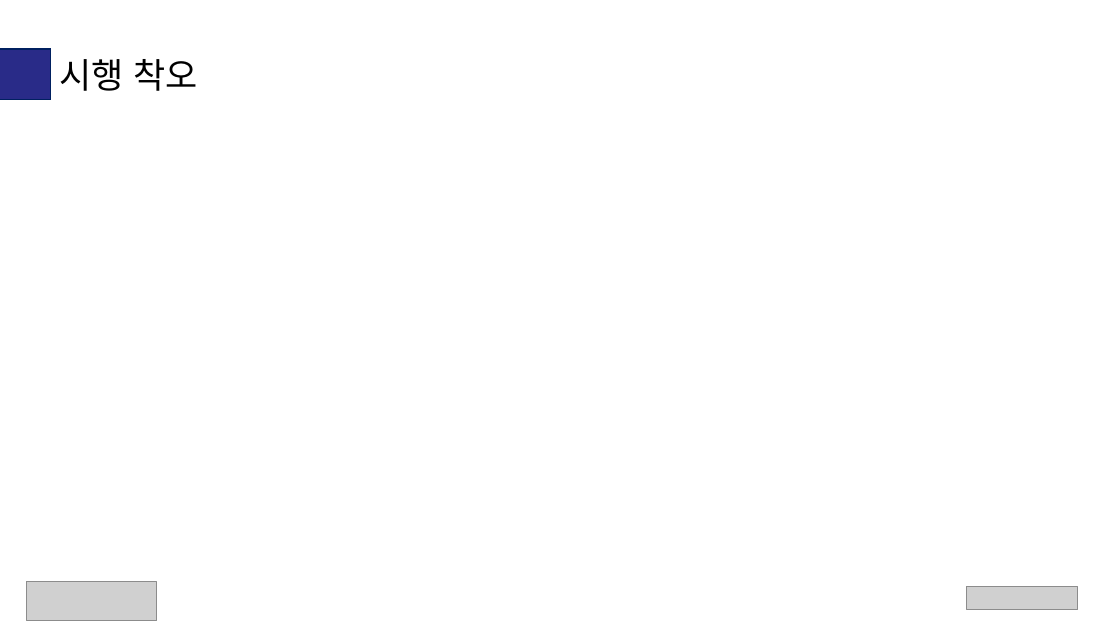
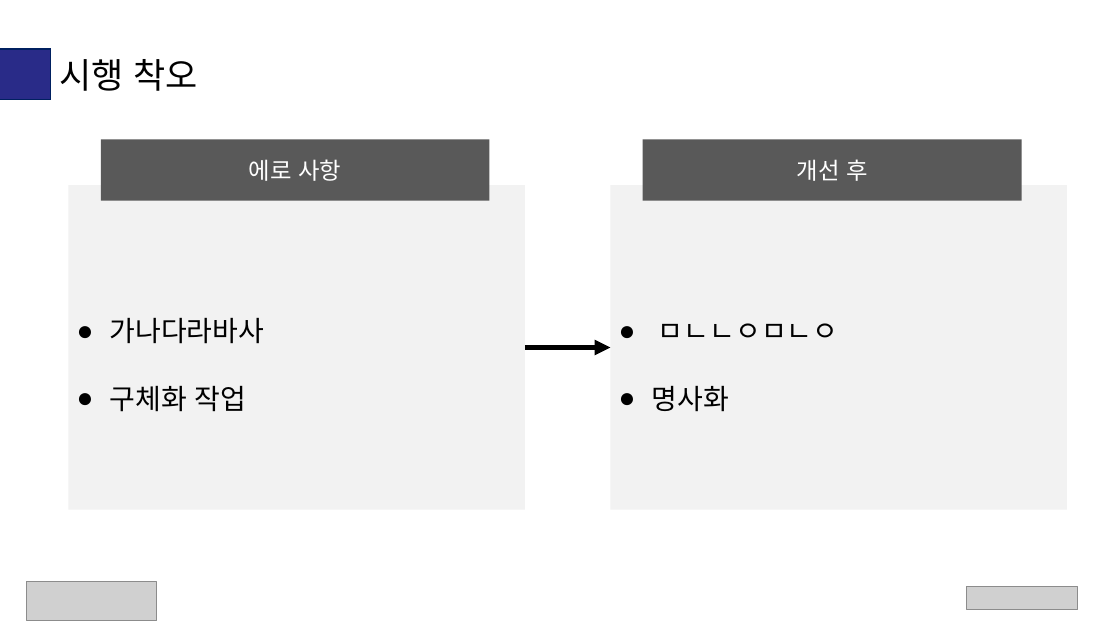
Before and after one commit to ANU-SmartFactory2021/ANU-SmartFactory2021, a slide deck: slide 31 of doc/02. 프로젝트 구현 자료/비전이동(2조)발표자료.pptx. Drawn at 1120x630 pixels with LibreOffice and Linux fonts; fonts in the diff are those of the drawing; grey boxes stand for pictures. Boxes give left, top, right and bottom in pixels: in the first picture for what was removed or moved away, otherwise in the second. Text is boxed around its words. In the diff, an @@ line names an element or a change of style, - is before the commit and + after.

```diff
--- a/doc/02. 프로젝트 구현 자료/비전이동(2조)발표자료.pptx
+++ b/doc/02. 프로젝트 구현 자료/비전이동(2조)발표자료.pptx
@@ rectangle added at bbox=[101, 139, 489, 201], fill #595959, 20 pt, text #FFFFFF @@
+에로 사항
@@ rectangle added at bbox=[643, 139, 1022, 201], fill #595959, 20 pt, text #FFFFFF @@
+개선 후
@@ rectangle added at bbox=[68, 185, 525, 509], fill #F2F2F2, 24 pt, text #000000 @@
+● 가나다라바사
+● 구체화 작업
@@ rectangle added at bbox=[611, 185, 1068, 509], fill #F2F2F2, 24 pt, text #000000 @@
+● ㅁㄴㄴㅇㅁㄴㅇ
+● 명사화
@@ arrow added from (525, 348) to (611, 348), #000000 4.5 pt @@
```
Also in this commit, not shown: 9 other slides changed, 2 other files.
